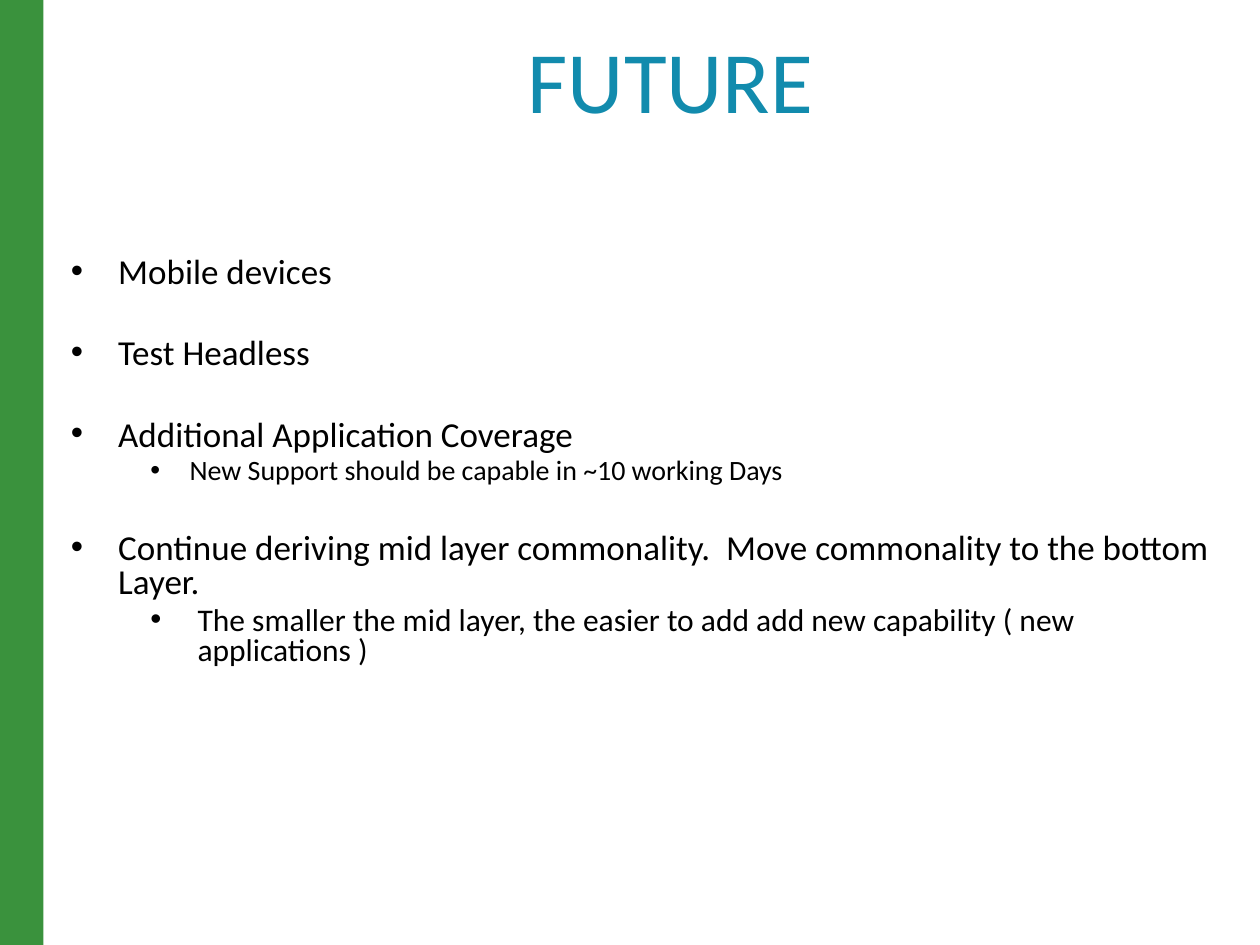
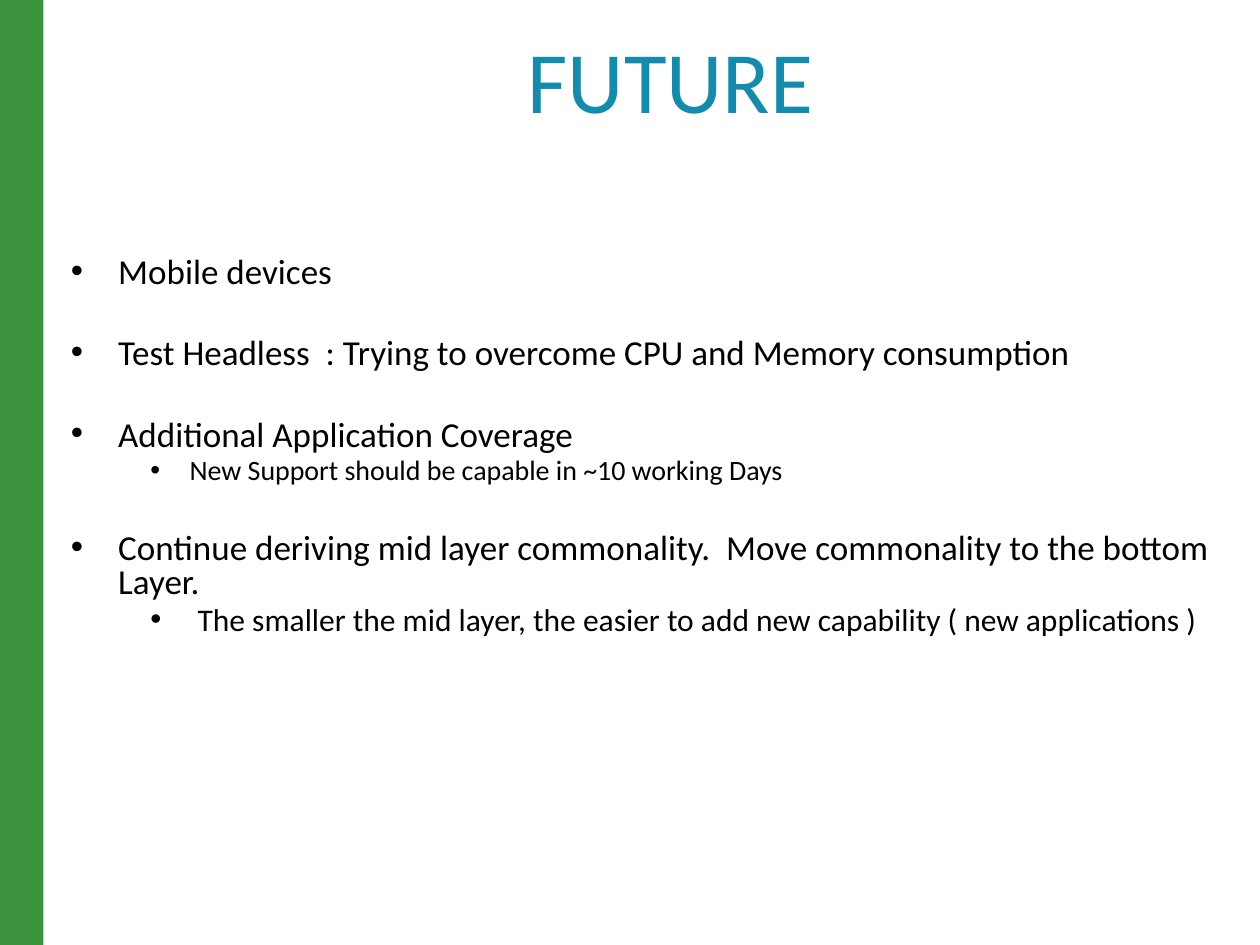
Before and after one commit to raghav9329/mainProf, a slide deck: slide 13 of CurrentWork_Delta/CX_StrategyPowerPoint.pptx. Drawn at 1260x945 pixels with LibreOffice and Linux fonts; fonts in the diff are those of the drawing. Boxes give left, top, right and bottom in pixels: in the first picture for what was removed or moved away, otherwise in the second. Text is boxed around its words. In the diff, an @@ line names an element or a change of style, - is before the commit and + after.

```diff
--- a/CurrentWork_Delta/CX_StrategyPowerPoint.pptx
+++ b/CurrentWork_Delta/CX_StrategyPowerPoint.pptx
@@ text at box(118, 340, 1069, 371): text changed @@
-• Test Headless
+• Test Headless : Trying to overcome CPU and Memory consumption
@@ text at box(198, 609, 1179, 636): text changed @@
-  • The smaller the mid layer, the easier to add add new capability ( new applications )
+  • The smaller the mid layer, the easier to add new capability ( new applications )
```
Also in this commit, not shown: 8 other slides changed, 1 other file.
